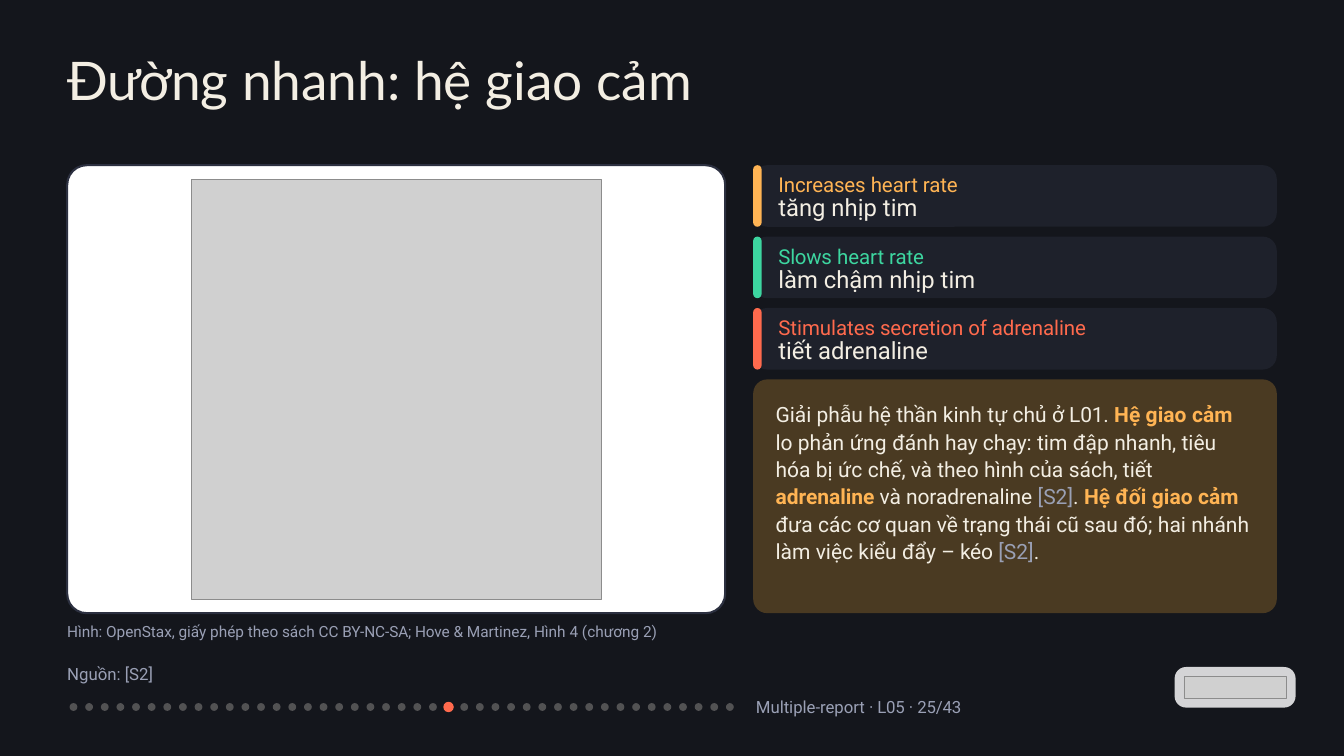
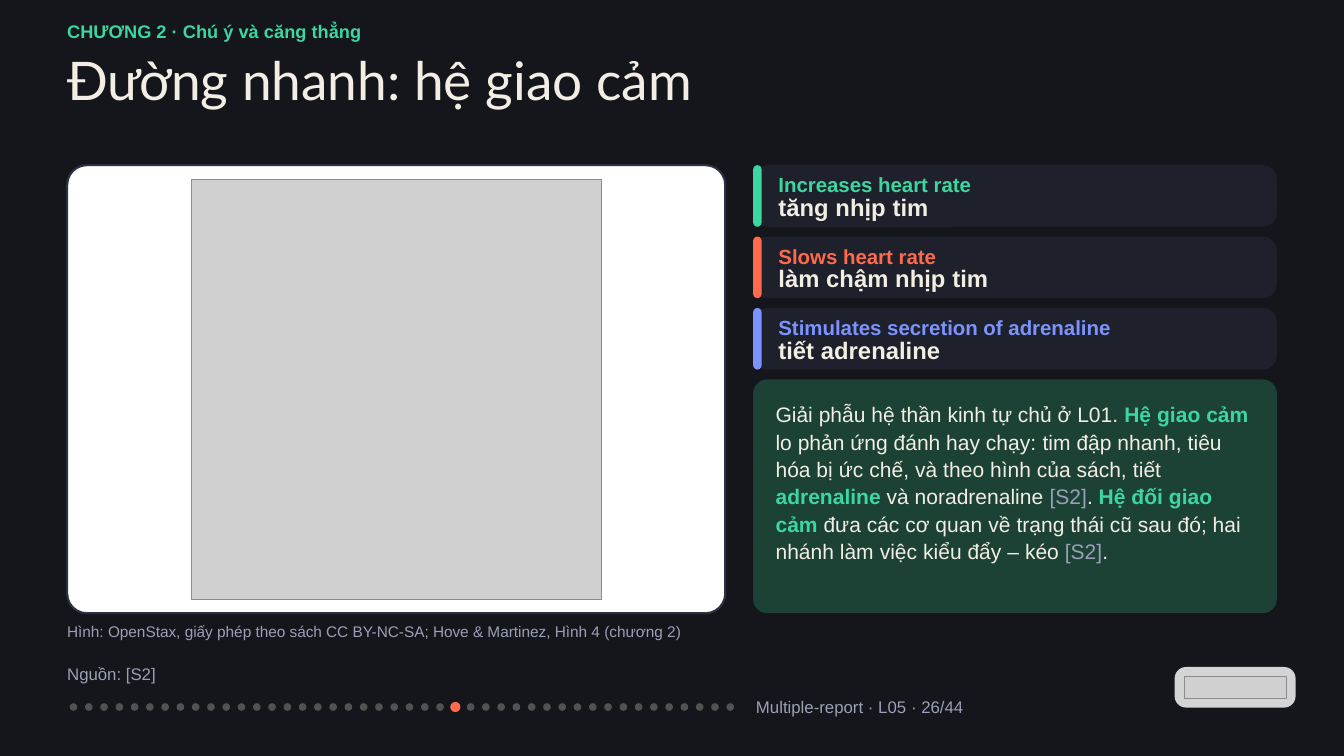
Before and after one commit to vohoailinh90/Multiple-report, a slide deck: slide 26 of lessons/L05/L05.pptx (slide 25 before the commit). Drawn at 1344x756 pixels with LibreOffice and Linux fonts; fonts in the diff are those of the drawing; grey boxes stand for pictures. Boxes give left, top, right and bottom in pixels: in the first picture for what was removed or moved away, otherwise in the second. Text is boxed around its words. In the diff, an @@ line names an element or a change of style, - is before the commit and + after.

```diff
--- a/lessons/L05/L05.pptx
+++ b/lessons/L05/L05.pptx
@@ text added at box(67, 24, 362, 42), 19.5 pt, text #3DD6A0, bold @@
+CHƯƠNG 2 · Chú ý và căng thẳng
@@ rounded rectangle: place and size @@
-rounded rectangle at box(753, 237, 761, 298)
+rounded rectangle at box(753, 165, 761, 227)
@@ rounded rectangle removed at box(753, 165, 761, 227) @@
@@ text "Increases heart rate" at box(778, 177, 971, 192): font Roboto to Arial, text colour #FFB454 to #3DD6A0, bold on; letter spacing -0.1 to 0 pt in "Increases rate" @@
@@ text "tăng nhịp tim" at box(778, 198, 929, 221): font Roboto to Arial, bold on; letter spacing -0.1 to 0 pt in "tăng" @@
@@ rounded rectangle: place and size @@
-rounded rectangle at box(753, 308, 761, 370)
+rounded rectangle at box(753, 237, 761, 298)
@@ text "Slows heart rate" at box(778, 249, 936, 265): font Roboto to Arial, text colour #3DD6A0 to #FF6A4D, bold on; letter spacing -0.2 to 0 pt in "Slows"; letter spacing -0.1 to 0 pt in "rate" @@
@@ text "làm chậm nhịp tim" at box(778, 269, 988, 292): font Roboto to Arial, bold on; letter spacing -0.1 to 0 pt in "làm" @@
@@ rounded rectangle added at box(753, 308, 761, 370), fill #7C93FF @@
@@ text "Stimulates secretion of adrenaline" at box(778, 320, 1110, 335): font Roboto to Arial, text colour #FF6A4D to #7C93FF, bold on; letter spacing -0.1 to 0 pt in "secretion of adrenaline" @@
@@ text "tiết adrenaline" at box(778, 340, 940, 360): font Roboto to Arial, letter spacing -0.1 to 0 pt, bold on @@
@@ rounded rectangle at box(753, 380, 1277, 614): fill #4A3A22 to #1C4236 @@
@@ text "Giải phẫu hệ thần kinh ..." at box(776, 406, 1248, 563): font Roboto to Arial; text colour #FFB454 to #3DD6A0 in "Hệ giao cảm adrenaline Hệ đối giao ..."; letter spacing -0.1 to 0 pt in "Giải Hệ hay tiết adrenaline noradrenaline Hệ ..."; letter spacing -0.3 to 0 pt in "L01. kéo"; letter spacing 0.1 to 0 pt in "giao đánh đập [S2]. đối giao đưa ..."; letter spacing 0.2 to 0 pt in "ứng ức"; letter spacing -0.2 to 0 pt in "và và về trạng" @@
@@ text "Hình: OpenStax, giấy phép theo ..." at box(67, 625, 681, 640): font Roboto to Arial; letter spacing -0.1 to 0 pt in "BY-NC-SA; Hove" @@
@@ text "Nguồn: [S2]" at box(67, 667, 156, 684): font Roboto to Arial @@
@@ 12 ellipses: place and size @@
-12 ellipses at box(210, 703, 390, 711)
+12 ellipses at box(207, 703, 382, 710)
@@ ellipse added at box(390, 703, 398, 710), fill #F3EEE3 at 28% opacity @@
@@ ellipse: place and size @@
-ellipse at box(398, 703, 406, 711)
+ellipse at box(406, 703, 413, 710)
@@ ellipse: place and size @@
-ellipse at box(413, 703, 421, 711)
+ellipse at box(421, 703, 428, 710)
@@ 11 ellipses: place and size @@
-11 ellipses at box(429, 702, 593, 712)
+11 ellipses at box(436, 702, 596, 712)
@@ text at box(756, 701, 963, 717): text changed; font Roboto to Arial @@
-Multiple-report · L05 · 25/43
+Multiple-report · L05 · 26/44
```
Also in this commit, not shown: 42 other slides changed, 1 slide added, 1 other file.
